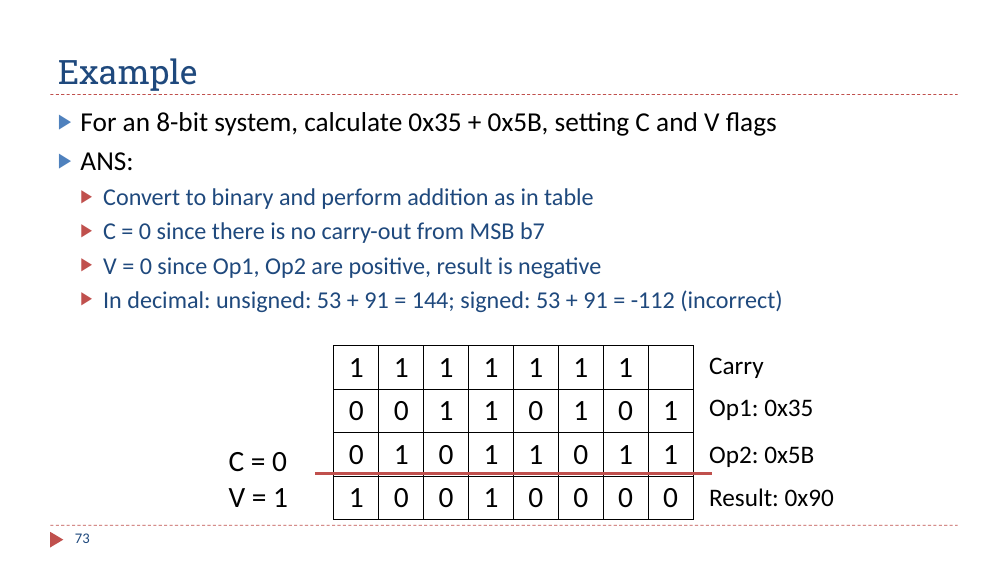
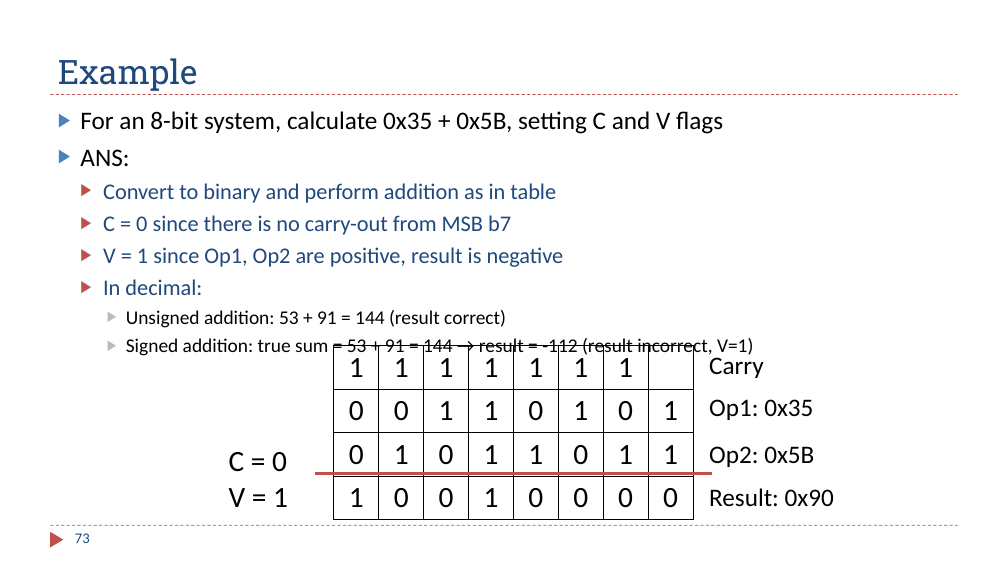
Before and after one commit to guhofstra/CSC111Fa25, a slide deck: slide 73 of PPTs/Ch4_ARM_Arithmetic_Logic.pptx. Drawn at 1008x567 pixels with LibreOffice and Linux fonts; fonts in the diff are those of the drawing. Boxes give left, top, right and bottom in pixels: in the first picture for what was removed or moved away, otherwise in the second. Text is boxed around its words. In the diff, an @@ line names an element or a change of style, - is before the commit and + after.

```diff
--- a/PPTs/Ch4_ARM_Arithmetic_Logic.pptx
+++ b/PPTs/Ch4_ARM_Arithmetic_Logic.pptx
@@ text at (x1=80, y1=111, x2=723, y2=235): size 26 to 24.1 pt in "For an 8-bit system, calculate 0x35 + ...", "ANS:"; size 23 to 21.3 pt in "Convert to binary and perform addition as ...", "C = 0 since there is no ..." @@
@@ text at (x1=103, y1=247, x2=753, y2=358): text changed; size 23 to 18.5 pt; text colour #1F497D to #000000 @@
-  ▶ V = 0 since Op1, Op2 are positive, result is negative
-  ▶ In decimal: unsigned: 53 + 91 = 144; signed: 53 + 91 = -112 (incorrect)
+  ▶ V = 1 since Op1, Op2 are positive, result is negative
+  ▶ In decimal:
+    ▶ Unsigned addition: 53 + 91 = 144 (result correct)
+    ▶ Signed addition: true sum = 53 + 91 = 144 → result = -112 (result incorrect, V=1)
```
Also in this commit, not shown: 5 other slides changed, 6 other files.
